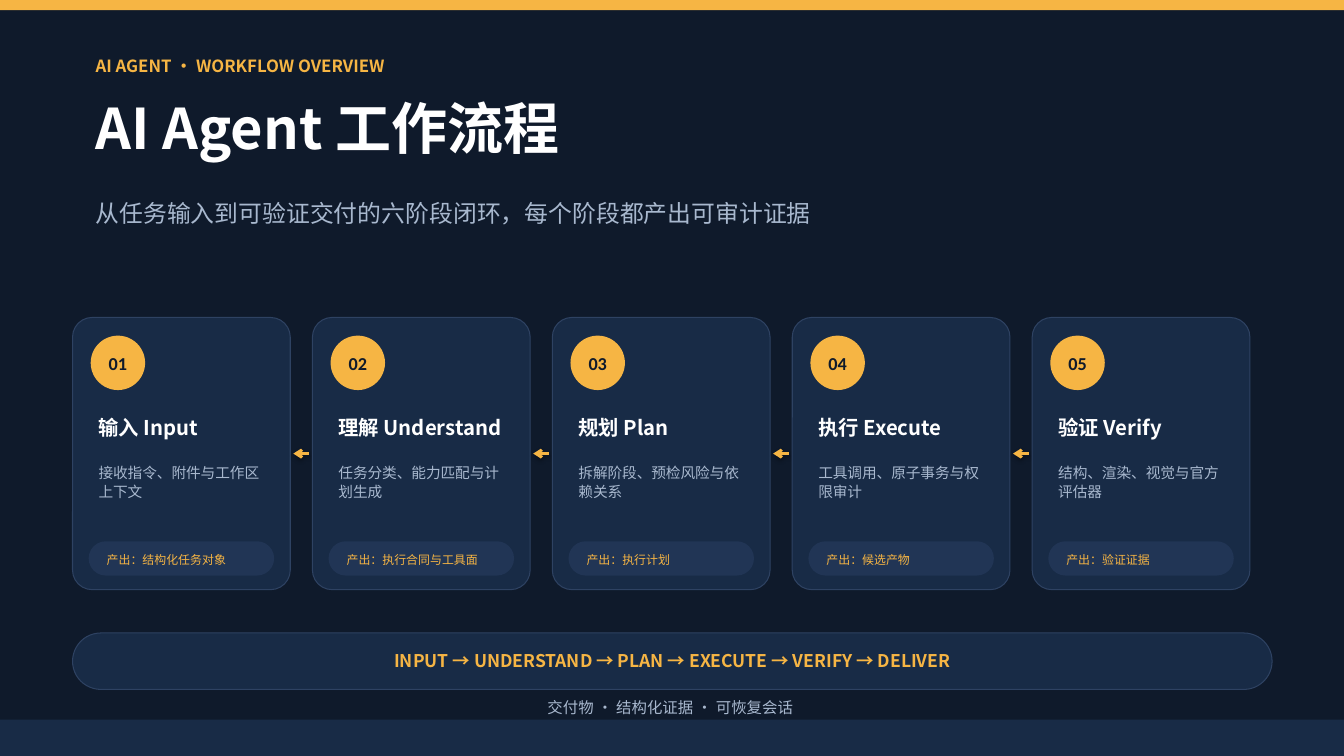
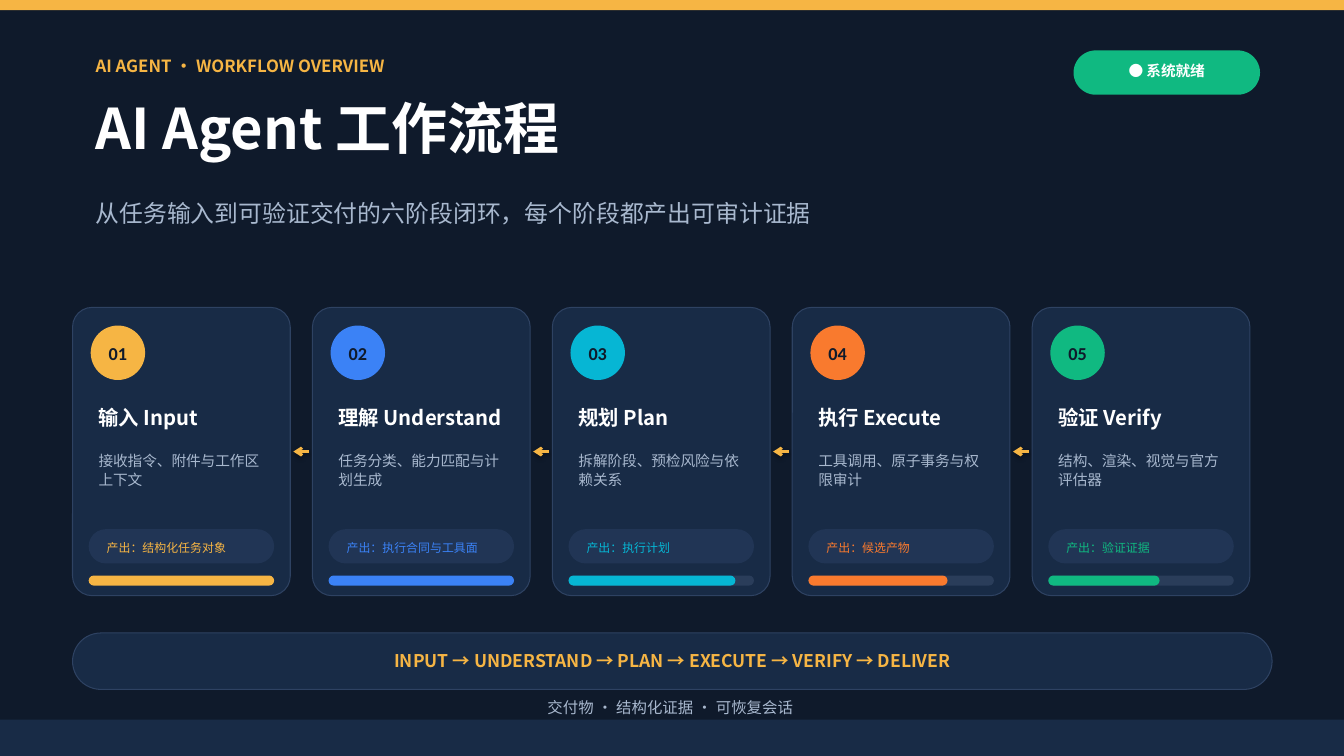
Before and after one commit to ZhangJ83/baoyi-harness, a slide deck: slide 1 of benchmarks/manual_tasks/ai-agent-workflow/output/ai_agent_workflow.pptx. Drawn at 1344x756 pixels with LibreOffice and Linux fonts; fonts in the diff are those of the drawing. Boxes give left, top, right and bottom in pixels: in the first picture for what was removed or moved away, otherwise in the second. Text is boxed around its words. In the diff, an @@ line names an element or a change of style, - is before the commit and + after.

```diff
--- a/benchmarks/manual_tasks/ai-agent-workflow/output/ai_agent_workflow.pptx
+++ b/benchmarks/manual_tasks/ai-agent-workflow/output/ai_agent_workflow.pptx
@@ rounded rectangle added at <box>1074,50,1260,95</box>, fill #10B981 @@
@@ text added at <box>1146,63,1204,77</box>, 10.5 pt, text #FFFFFF, bold @@
+● 系统就绪
@@ rounded rectangle: place and size @@
-rounded rectangle at <box>73,318,290,590</box>
+rounded rectangle at <box>73,308,290,596</box>
@@ rounded rectangle: place and size @@
-rounded rectangle at <box>313,318,530,590</box>
+rounded rectangle at <box>313,308,530,596</box>
@@ rounded rectangle "02" at <box>331,326,385,380</box>: fill #F6B544 to #3B82F6 @@
@@ rounded rectangle: place and size @@
-rounded rectangle at <box>553,318,770,590</box>
+rounded rectangle at <box>553,308,770,596</box>
@@ rounded rectangle "03" at <box>571,326,625,380</box>: fill #F6B544 to #06B6D4 @@
@@ rounded rectangle: place and size @@
-rounded rectangle at <box>792,318,1010,590</box>
+rounded rectangle at <box>792,308,1010,596</box>
@@ rounded rectangle "04" at <box>811,326,865,380</box>: fill #F6B544 to #F97A2E @@
@@ rounded rectangle: place and size @@
-rounded rectangle at <box>1032,318,1250,590</box>
+rounded rectangle at <box>1032,308,1250,596</box>
@@ rounded rectangle "05" at <box>1051,326,1105,380</box>: fill #F6B544 to #10B981 @@
@@ text "产出：执行合同与工具面" at <box>347,542,478,553</box>: text colour #F6B544 to #3B82F6 @@
@@ text "产出：执行计划" at <box>587,542,670,553</box>: text colour #F6B544 to #06B6D4 @@
@@ text "产出：候选产物" at <box>826,542,909,553</box>: text colour #F6B544 to #F97A2E @@
@@ 15 texts, 10 rounded rectangles: place and size @@
-15 texts, 10 rounded rectangles at <box>89,336,1234,576</box>
+15 texts, 10 rounded rectangles at <box>89,326,1234,564</box>
@@ text "产出：验证证据" at <box>1066,542,1149,553</box>: text colour #F6B544 to #10B981 @@
@@ rounded rectangle added at <box>89,576,274,586</box>, fill #F6B544 @@
@@ rounded rectangle added at <box>329,576,514,586</box>, fill #3B82F6 @@
@@ rounded rectangle added at <box>569,576,754,586</box>, fill #2A3D5A @@
@@ rounded rectangle added at <box>569,576,736,586</box>, fill #06B6D4 @@
@@ rounded rectangle added at <box>809,576,994,586</box>, fill #2A3D5A @@
@@ rounded rectangle added at <box>809,576,948,586</box>, fill #F97A2E @@
@@ rounded rectangle added at <box>1049,576,1234,586</box>, fill #2A3D5A @@
@@ rounded rectangle added at <box>1049,576,1159,586</box>, fill #10B981 @@
```
Also in this commit, not shown: 1 other slide changed, 3 other files.
